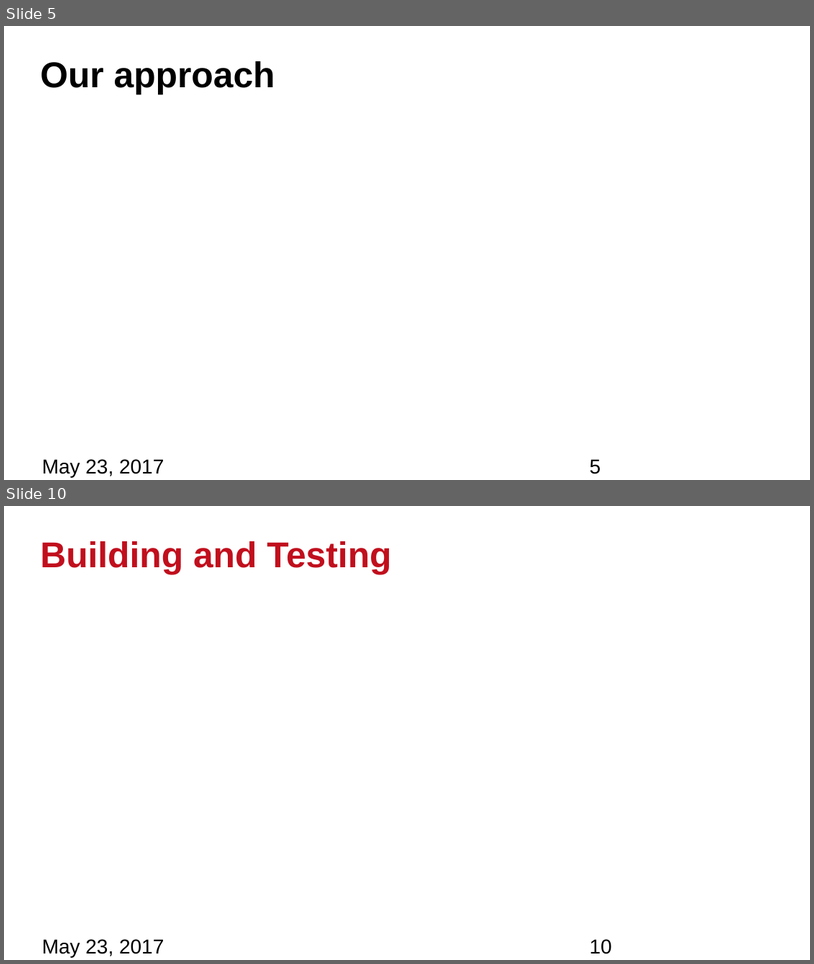
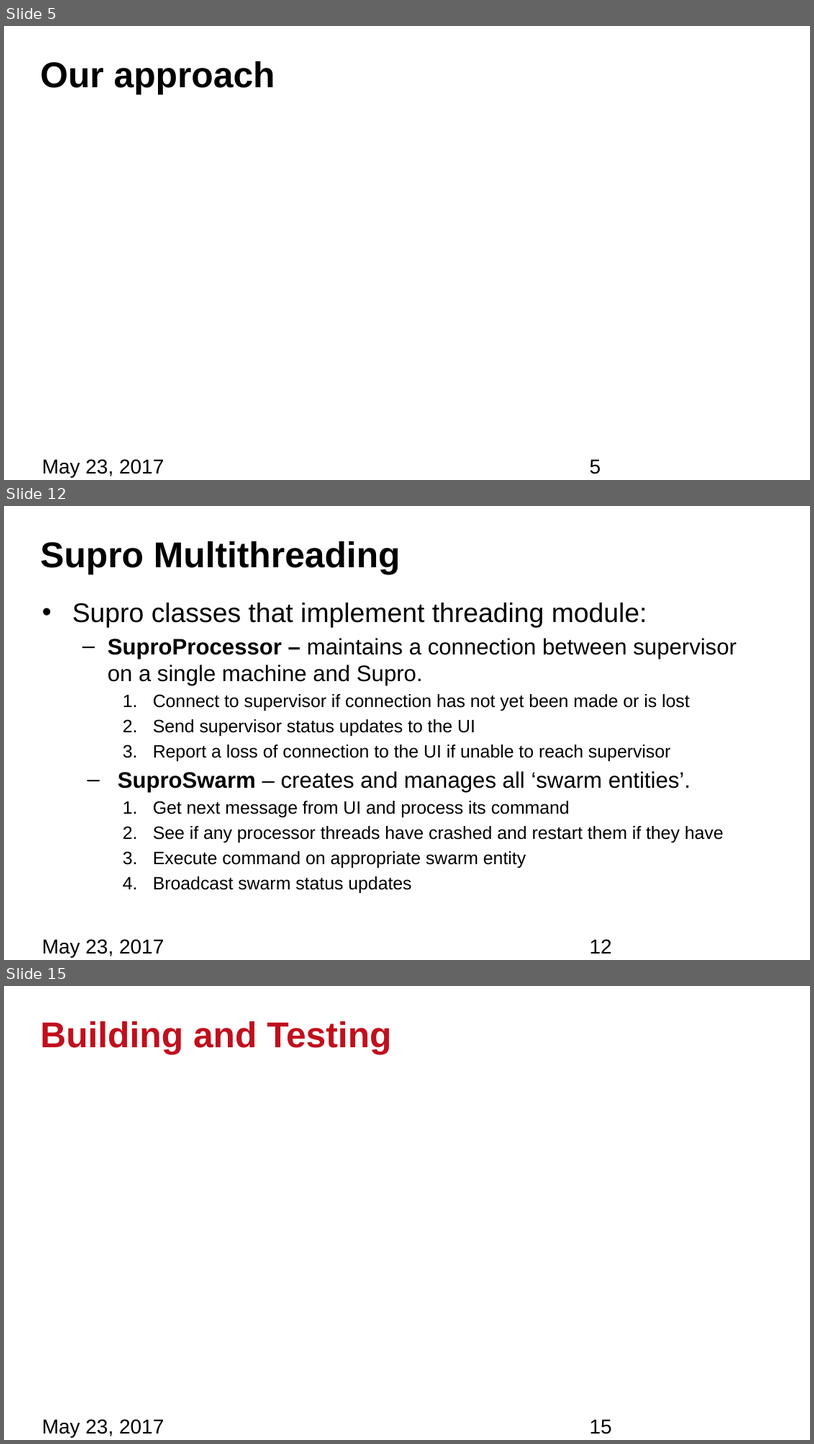
Before and after one commit to bhoang8855/JPL--FInal-Presentation, a slide deck: JPLFinalPresentation.pptx. Shown one above the other, each under a label of ours: slides 5 and 10 before the commit, slides 5, 12 and 15 after it; the slides between them are not shown. The pictures are 814x964 and 814x1444 pixels, drawn with LibreOffice and Linux fonts; fonts in the diff are those of the drawing; background and template pictures are left out. Boxes give left, top, right and bottom in pixels: in the first picture for what was removed or moved away, otherwise in the second. Text is boxed around its words. In the diff, an @@ line names an element or a change of style, - is before the commit and + after.

```diff
--- a/JPLFinalPresentation.pptx
+++ b/JPLFinalPresentation.pptx
@@ slide 12 added at [4, 506, 810, 960], background #FFFFFF @@
@@ title added at [40, 541, 401, 574], 32 pt, text #000000, bold @@
+Supro Multithreading
@@ text added at [72, 602, 737, 893], 16 pt, text #000000 @@
+• Supro classes that implement threading module:
+  – SuproProcessor – maintains a connection between supervisor on a single machine and Supro.
+    1. Connect to supervisor if connection has not yet been made or is lost
+    2. Send supervisor status updates to the UI
+    3. Report a loss of connection to the UI if unable to reach supervisor
+  – SuproSwarm – creates and manages all ‘swarm entities’.
+    1. Get next message from UI and process its command
+    2. See if any processor threads have crashed and restart them if they have
+    3. Execute command on appropriate swarm entity
+    4. Broadcast swarm status updates
@@ text added at [42, 939, 164, 957], 18 pt, text #000000 @@
+May 23, 2017
@@ page number added at [590, 939, 612, 953], 18 pt, text #000000 @@
+12
@@ what was slide 10 is now slide 15 @@
@@ page number at [590, 1419, 612, 1434]: text changed @@
-10
+15
```
Also in this commit, not shown: 5 slides changed, 4 other slides added.
